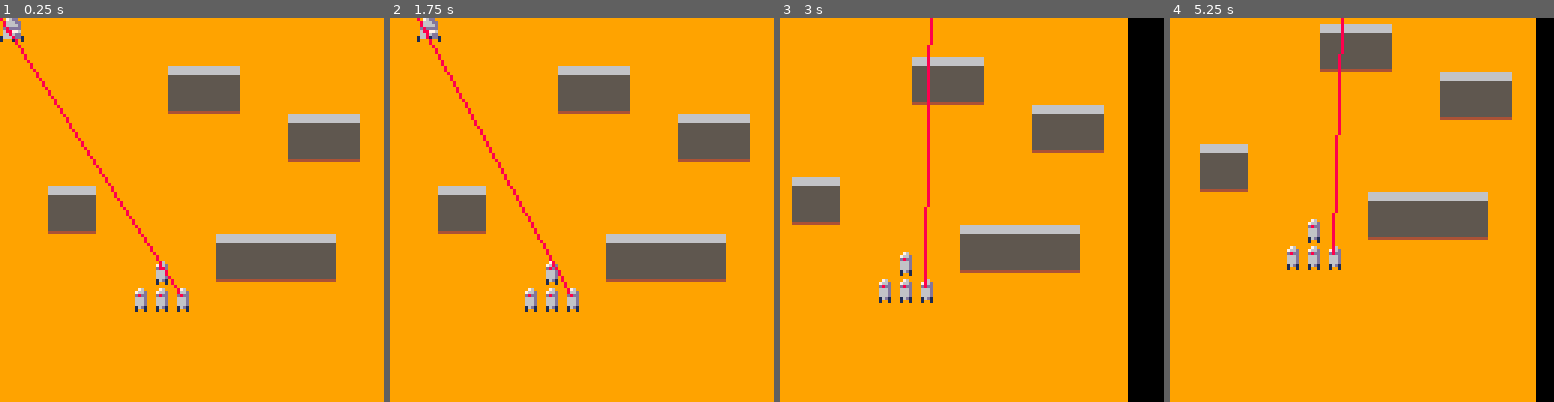
Above: before the commit, frames 1-4 (left to right).
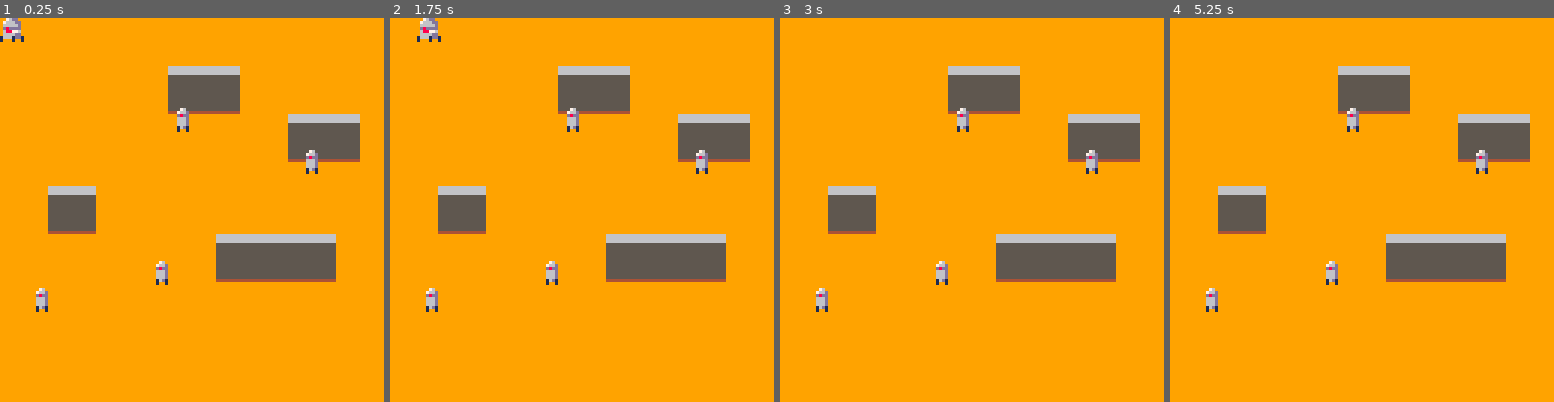
Above: after the commit, the same moments.

Repository: SkyGuardian42/pico-lib
Game: PICO-8 cartridge classdemo.p8
Same seed, same stepped clock (60 frames per second), same inputs: the game is played once before the commit and once after it.
Inputs:
- Up to frame 1 (0.25 s): no input
- Up to frame 2 (1.75 s): tap X (X key) at 0.33, 1.07 s; hold Right from 1.6 s (still down)
- Up to frame 3 (3 s): tap X (X key) at 1.85, 2.97 s; release Right at 2.1 s; hold Up 2.15-2.42 s; hold Right from 2.47 s (still down)
- Up to frame 4 (5.25 s): release Right at 3.03 s; hold Left 3.08-3.58 s; hold Down 3.63-3.97 s; hold Right 4.02-4.68 s; tap X (X key) at 4.08, 5.2 s; hold Up 4.73-5.03 s; hold Left from 5.08 s (still down)

The runs differ from the first frame. In frame 1, 1.6% of the frame differs, in the area x 0-83%, y 0-77%; in frame 2, 1.6%; in frame 3, 23%; in frame 4, 25%, in the area x 7-100%, y 0-100%.

Commit message:
simplifying

Diff:
--- a/classdemo.p8
+++ b/classdemo.p8
@@ -1,6 +1,40 @@
 pico-8 cartridge // http://www.pico-8.com
 version 18
 __lua__
+-- default methods
+
+
+function _init()
+	entities = {}
+
+	player = entity:new({x=0,y=0,sprite=1})
+
+	function player:update()
+ 	if(btn(⬅️)) self.x -= 1
+		if(btn(➡️)) self.x += 1
+		if(btn(⬆️)) self.y -= 1
+		if(btn(⬇️)) self.y += 1
+	end
+
+
+	entity:new({x=100,y=44,sprite=3})
+	entity:new({x=57,y=30,sprite=3})
+	entity:new({x=10,y=90,sprite=3})
+	entity:new({x=50,y=81,sprite=3})
+end
+
+function _update60()
+ foreach(entities,function(e)e:update()end)
+end
+
+function _draw()
+ cls()
+	map(0,0,0,0,128,128)
+ foreach(entities,function(e)e:draw()end)
+end
+-->8
+-- entity class
+
 entity={
  x=8,
  y=0,
@@ -20,51 +54,6 @@
 end
 
 function entity:update() end
-entities = {}
-
-player = entity:new({x=0,y=0,sprite=1})
-
-function player:update()
- if(btn(⬅️)) self.x -= 1
-	if(btn(➡️)) self.x += 1
-	if(btn(⬆️)) self.y -= 1
-	if(btn(⬇️)) self.y += 1
- if(btn(❎)) offset = 1
-
-end
-
-//add(entities, entity:new({x=10,y=20}))
-//entity:new({x=10,y=100})
-offset = 2
-function screen_shake()
-  local fade = .7
-  local offset_x=16-rnd(32)
-  local offset_y=16-rnd(32)
-  offset_x*=offset
-  offset_y*=offset
-
-  camera(offset_x,offset_y)
-  offset*=fade
-  if offset<0.05 then
-    offset=0
-  end
-end
-entity:new({x=50,y=90,sprite=3})
-entity:new({x=57,y=90,sprite=3})
-entity:new({x=43,y=90,sprite=3})
-entity:new({x=50,y=81,sprite=3})
-
-function _update60()
- foreach(entities,function(e)e:update()end)
-end
-
-function _draw()
- cls()
-	screen_shake()
- map(0,0,0,0,128,128)
- foreach(entities,function(e)e:draw()end)
- line(player.x,player.y, entities[3].x+3, entities[3].y+2, 8)
-end
 __gfx__
 000000000076dd009999999900076000000000000000000000000000666666667777777777777777777777770000000000000000000000000000000000000000
 0000000007666dd09999999900766d00000000000000000000000000666666667777777777777777777777770000000000000000000000000000000000000000
--- /dev/null
+++ b/screenshake.p8
@@ -0,0 +1,70 @@
+pico-8 cartridge // http://www.pico-8.com
+version 18
+__lua__
+offset = 0
+fade = 0.7
+
+function screen_shake()
+  local offset_x=16-rnd(32)
+  local offset_y=16-rnd(32)
+  offset_x*=offset
+  offset_y*=offset
+
+  camera(offset_x,offset_y)
+  offset*=fade
+  if offset<0.05 then
+    offset=0
+  end
+end
+
+shake=2
+function _update()
+ if(btn(⬆️)) shake +=.2
+ if(btn(⬇️)) shake -=.2
+ if(btn(⬅️)) fade -=.02
+ if(btn(➡️)) fade +=.02
+ if(btn(❎)) offset = shake
+end
+
+x=44
+y=55
+
+function _draw()
+
+	screen_shake()
+	cls()
+
+	rectfill(0,0,127,127,7)
+
+	circ(64,64,28,8)
+
+	print("⬆️⬇️ strength: "..shake,3,3,0)
+
+	print("⬅️➡️ fade : "..fade,3,10,0)
+
+	print("❎ to shake",3,17)
+
+	pal(7,13)
+	for i=-1,1 do
+		for j=-1,1 do
+	 	spr(1,x+i,y+j,6,2)
+	 end
+	end
+	pal()
+	spr(1,x,y,6,2)
+end
+__gfx__
+00000000000000000000000000000000000000000000000000000000000000000000000000000000000000000000000000000000000000000000000000000000
+00000000000000000000000000000000000000000000000000000000000000000000000000000000000000000000000000000000000000000000000000000000
+00700700000000000000000000000000000000000000000000000000000000000000000000000000000000000000000000000000000000000000000000000000
+00077000000000000000000000000000000000000000000000000000000000000000000000000000000000000000000000000000000000000000000000000000
+00077000000000000000077077777000770077000777700000000000000000000000000000000000000000000000000000000000000000000000000000000000
+00700700000077707770077077777700770777007777770000000000000000000000000000000000000000000000000000000000000000000000000000000000
+00000000007777707770077077777770770777007770777000000000000000000000000000000000000000000000000000000000000000000000000000000000
+00000000007770000770077077007770777770007700000000000000000000000000000000000000000000000000000000000000000000000000000000000000
+00000000007777000777777077000770777000007777700000000000000000000000000000000000000000000000000000000000000000000000000000000000
+00000000000777700777777077000770077770007777700000000000000000000000000000000000000000000000000000000000000000000000000000000000
+00000000000077700777777077777770077777007700000000000000000000000000000000000000000000000000000000000000000000000000000000000000
+00000000007777700770077077777770077077707777770000000000000000000000000000000000000000000000000000000000000000000000000000000000
+00000000007777700770077077000770077077707777770000000000000000000000000000000000000000000000000000000000000000000000000000000000
+00000000000000000770077077000000000000000000000000000000000000000000000000000000000000000000000000000000000000000000000000000000
